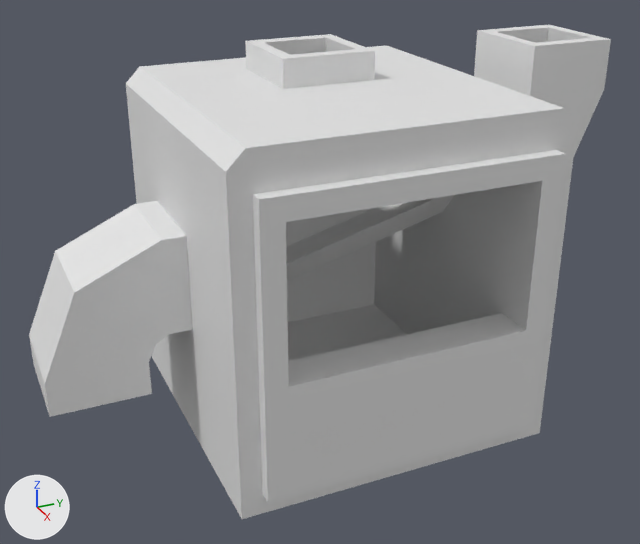
Two versions of the FBX model Assets/resources/meshes/furnace.fbx, one commit apart.
Before and after are seen from a 50 mm lens placed at (4.72, -2.2, 3.27), pointed at (-0.01, -0.07, 0.9). Every picture has the same lights, and +X, +Y and +Z are marked at lower left. Where no turn or scale is listed for an object, it has been applied to the vertices.
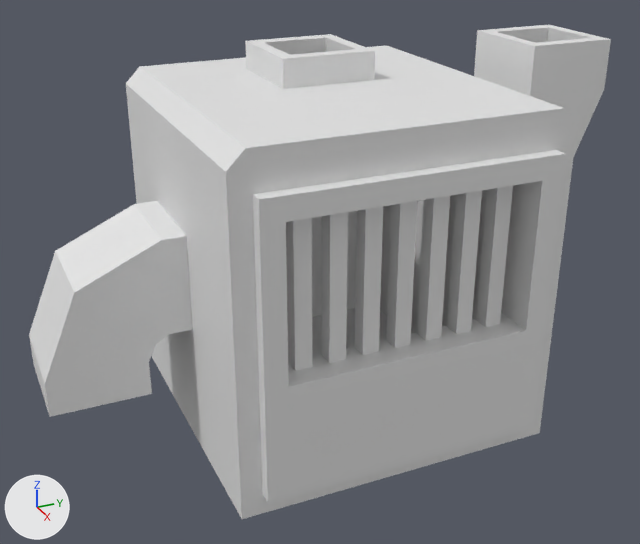
The change, as a list of edits to the scene's bpy script:
```text
Change me_cube_007:
    used by ob_cube_003; location = (-0.048, 0.0, -0.184)
    verts and faces of me_cube_007; kept vertices keep their numbers, new ones are numbered from 16
    remove me_cube_007.from_pydata(...)  # 16 vertices, 14 faces; spans x -0.344..0.344, y -0.744..0.744, z 1.027..1.639
    add me_cube_007.from_pydata(...)  # 8 vertices, 4 faces; spans x -0.05..0.05, y -0.05..0.05, z 0.0..0.915
    me_cube_007 part 1: the whole mesh is rebuilt
    me_cube_007 part 2
    add verts[16] = (-0.05, -0.05, 0.0)  # pixel (386, 340)
    add verts[17] = (-0.05, -0.05, 0.915)
    add verts[18] = (-0.05, 0.05, 0.0)
    add verts[19] = (-0.05, 0.05, 0.915)
    add for new, old in zip([*range(20, 24)], [*range(16, 20)]): verts[new] = verts[old] + (0.1, 0.0, 0.0)
    add faces += [(16, 17, 19, 18), (18, 19, 23, 22), (20, 22, 23, 21), (16, 20, 21, 17)]
Add me_cube_011:
    me_cube_011.from_pydata([(-0.05, -0.05, 0.0), (-0.05, -0.05, 0.915), (-0.05, 0.05, 0.0), (-0.05, 0.05, 0.915), (0.05, -0.05, 0.0), (0.05, -0.05, 0.915), (0.05, 0.05, 0.0), (0.05, 0.05, 0.915)], [], [(0, 1, 3, 2), (2, 3, 7, 6), (6, 7, 5, 4), (4, 5, 1, 0)])
Change ob_cube_003:
    ob_cube_003.location: (-0.048, 0.0, -0.184) -> (0.9, 0.0, 0.83)
Add ob_cube_008:
    ob_cube_008 = bpy.data.objects.new('Cube.008', me_cube_011)
    ob_cube_008.location = (0.9, -0.2, 0.83)
Add ob_cube_004:
    ob_cube_004 = bpy.data.objects.new('Cube.004', me_cube_011.copy())
    ob_cube_004.location = (0.9, 0.4, 0.83)
Add ob_cube_006:
    ob_cube_006 = bpy.data.objects.new('Cube.006', me_cube_011.copy())
    ob_cube_006.location = (0.9, 0.6, 0.83)
Add ob_cube_007:
    ob_cube_007 = bpy.data.objects.new('Cube.007', me_cube_011.copy())
    ob_cube_007.location = (0.9, 0.2, 0.83)
Add ob_cube_005:
    ob_cube_005 = bpy.data.objects.new('Cube.005', me_cube_011.copy())
    ob_cube_005.location = (0.9, -0.4, 0.83)
Add ob_cube_009:
    ob_cube_009 = bpy.data.objects.new('Cube.009', me_cube_011.copy())
    ob_cube_009.location = (0.9, -0.6, 0.83)
```

Location of each change, (x1, y1, x2, y2) in pixels of the pictures (640 x 544 px):
'Cube.003', reshaped, moved
    before: (286, 195, 454, 281)
    after: (386, 201, 417, 348)
'Cube.009', added
    after: (286, 218, 312, 371)
'Cube.005', added
    after: (322, 212, 348, 363)
'Cube.008', added
    after: (354, 206, 383, 356)
'Cube.007', added
    after: (417, 196, 450, 341)
'Cube.004', added
    after: (447, 191, 482, 334)
'Cube.006', added
    after: (476, 186, 513, 327)
part 1 of me_cube_007, deleted
    before: (286, 195, 454, 281)
part 2 of me_cube_007, added
    after: (386, 201, 417, 348)
